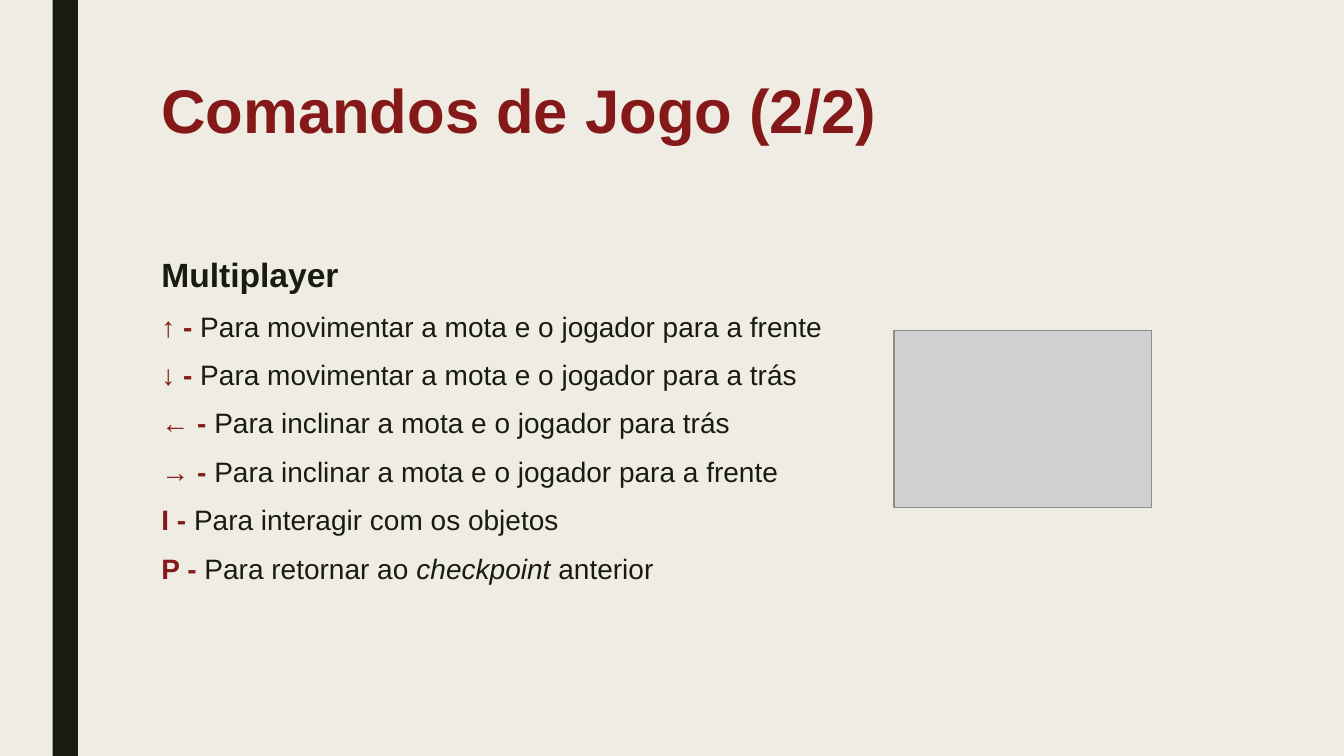
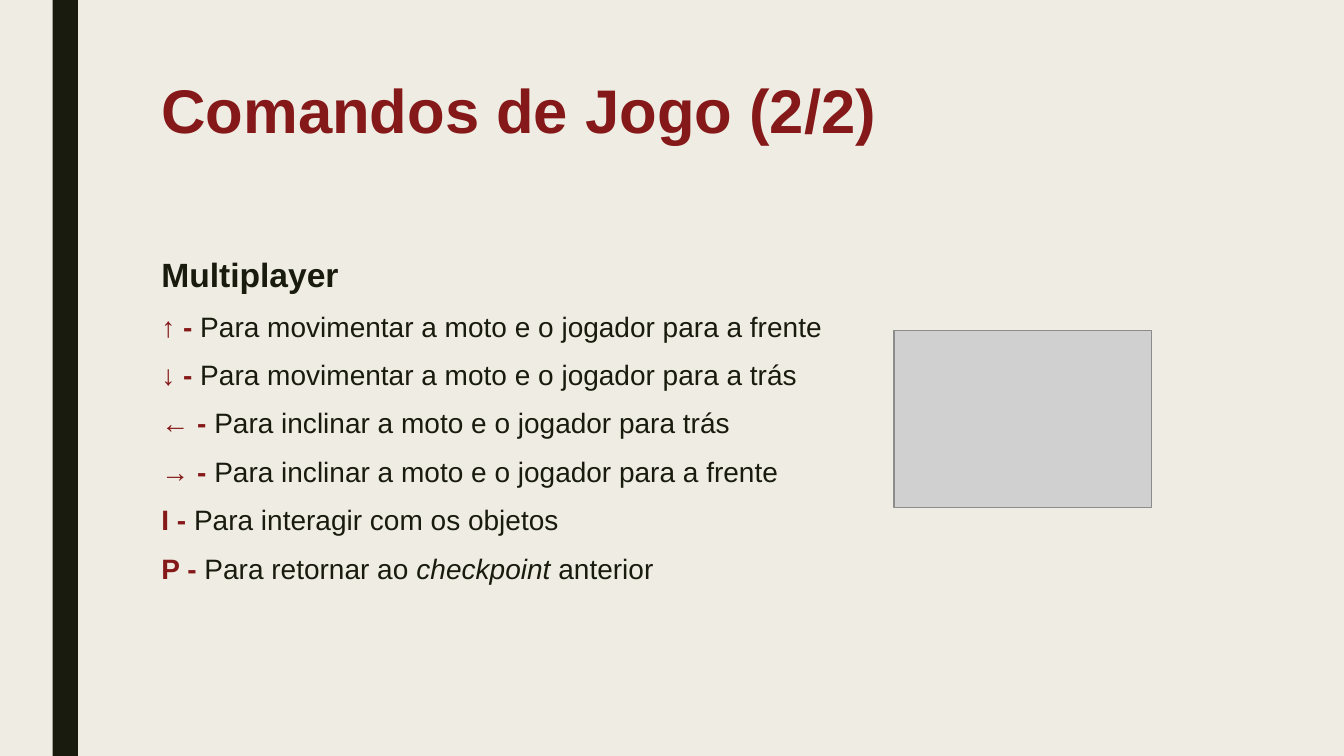
Before and after one commit to VascoUP/FEUPTrials, a slide deck: slide 14 of FEUP Trials.pptx. Drawn at 1344x756 pixels with LibreOffice and Linux fonts; fonts in the diff are those of the drawing; grey boxes stand for pictures. Boxes give left, top, right and bottom in pixels: in the first picture for what was removed or moved away, otherwise in the second. Text is boxed around its words. In the diff, an @@ line names an element or a change of style, - is before the commit and + after.

```diff
--- a/FEUP Trials.pptx
+++ b/FEUP Trials.pptx
@@ text at [200, 316, 822, 487]: text changed @@
-↑ - Para movimentar a mota e o jogador para a frente
-↓ - Para movimentar a mota e o jogador para a trás
-← - Para inclinar a mota e o jogador para trás
-→ - Para inclinar a mota e o jogador para a frente
+↑ - Para movimentar a moto e o jogador para a frente
+↓ - Para movimentar a moto e o jogador para a trás
+← - Para inclinar a moto e o jogador para trás
+→ - Para inclinar a moto e o jogador para a frente
```
Also in this commit, not shown: 5 other slides changed, 1 other file.
